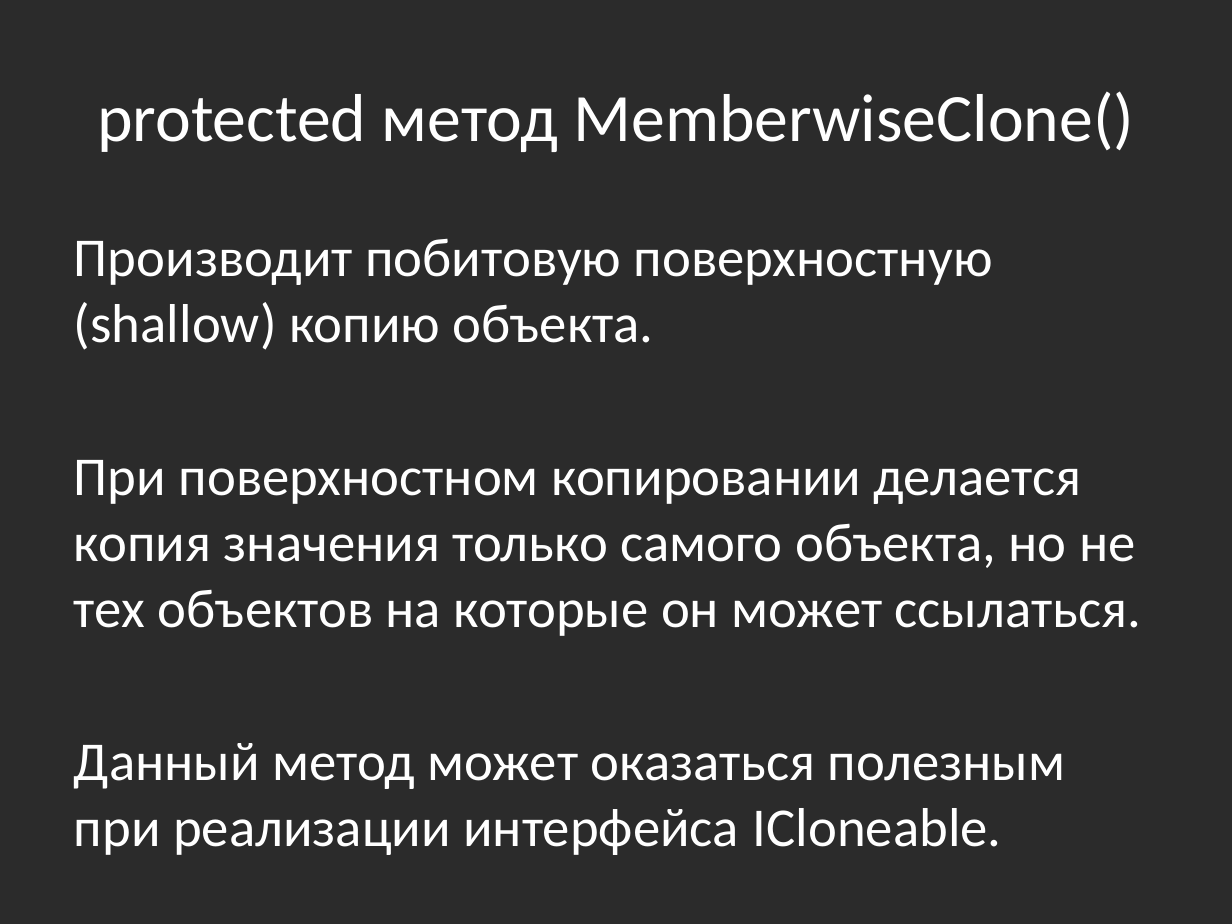
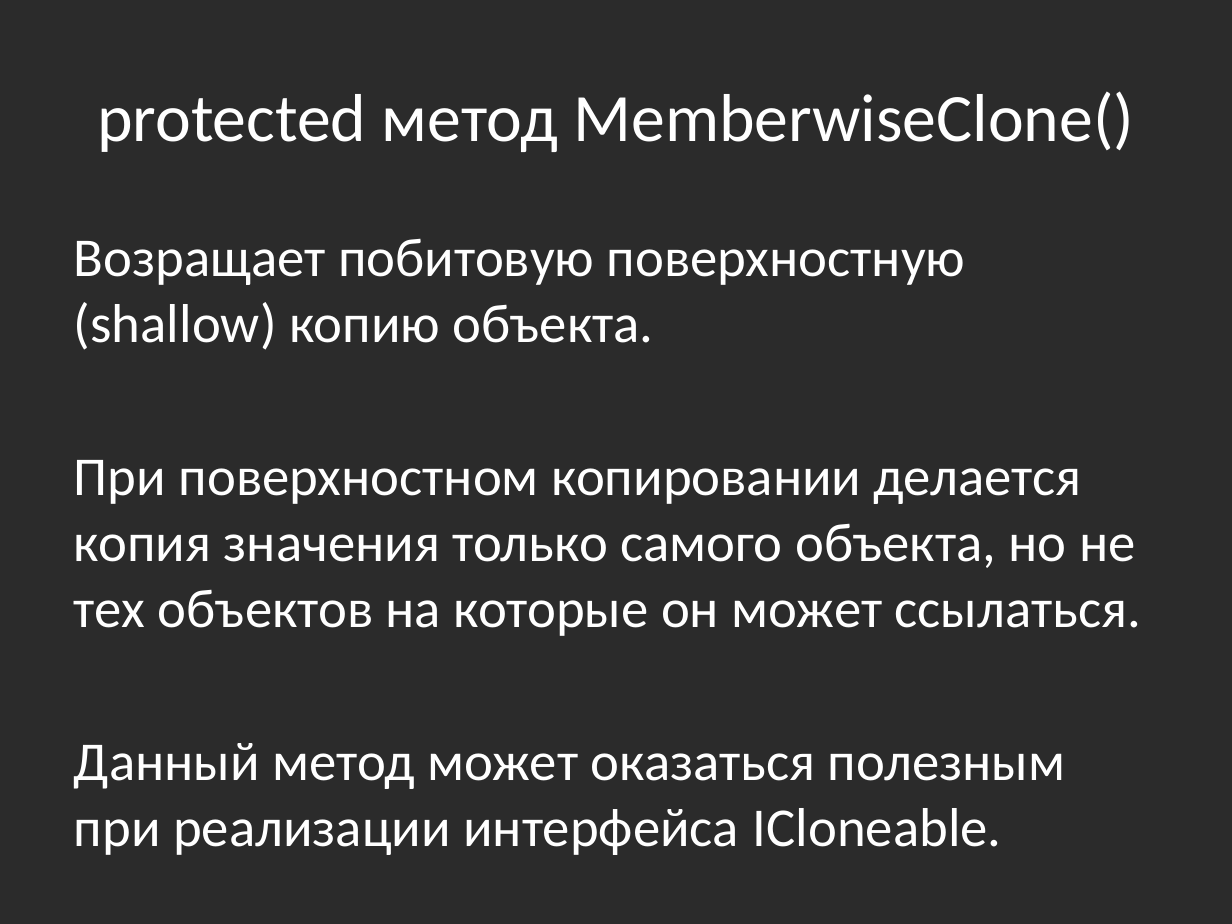
Before and after one commit to bazile/Training, a slide deck: slide 76 of Presentation/lesson-02-oop.pptx (slide 75 before the commit). Drawn at 1232x924 pixels with LibreOffice and Linux fonts; fonts in the diff are those of the drawing; background and template pictures are left out; a plain dark background stands for a picture behind light text. Boxes give left, top, right and bottom in pixels: in the first picture for what was removed or moved away, otherwise in the second. Text is boxed around its words. In the diff, an @@ line names an element or a change of style, - is before the commit and + after.

```diff
--- a/Presentation/lesson-02-oop.pptx
+++ b/Presentation/lesson-02-oop.pptx
@@ text at <box>74,238,966,350</box>: text changed @@
-Производит побитовую поверхностную (shallow) копию объекта.
+Возращает побитовую поверхностную (shallow) копию объекта.
```
Also in this commit, not shown: 3 slides added, 2 other files.
